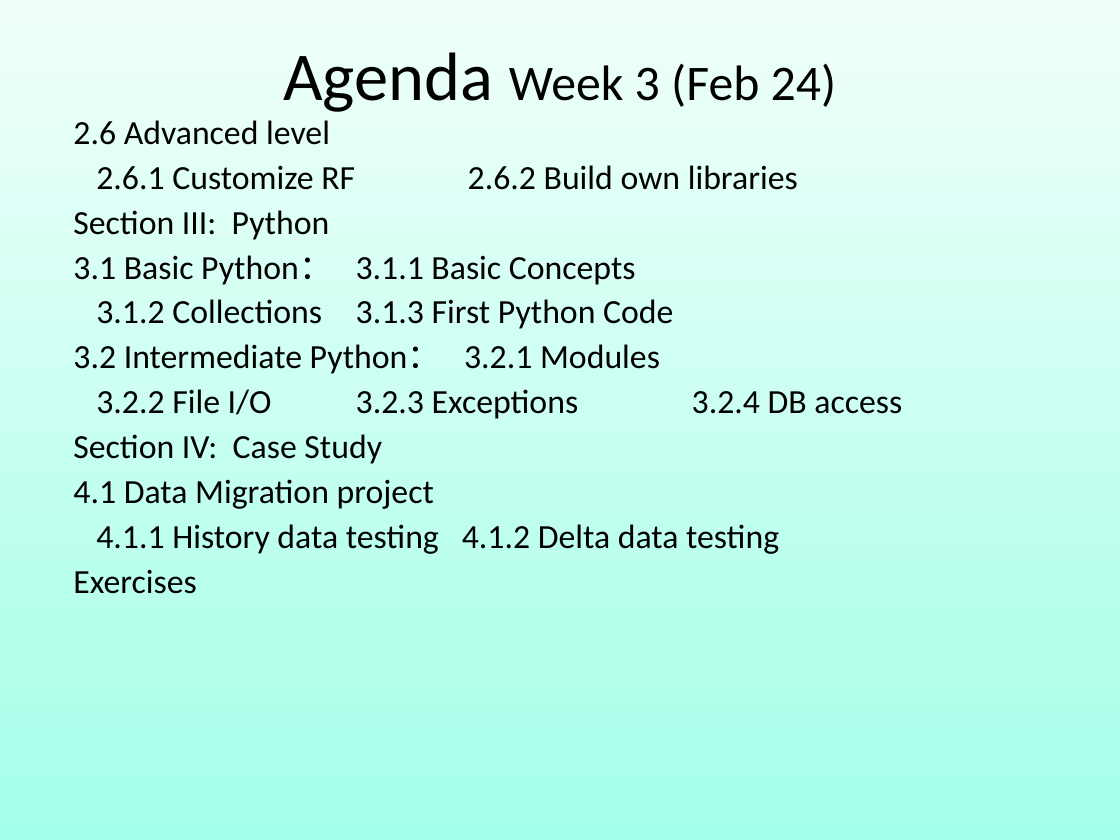
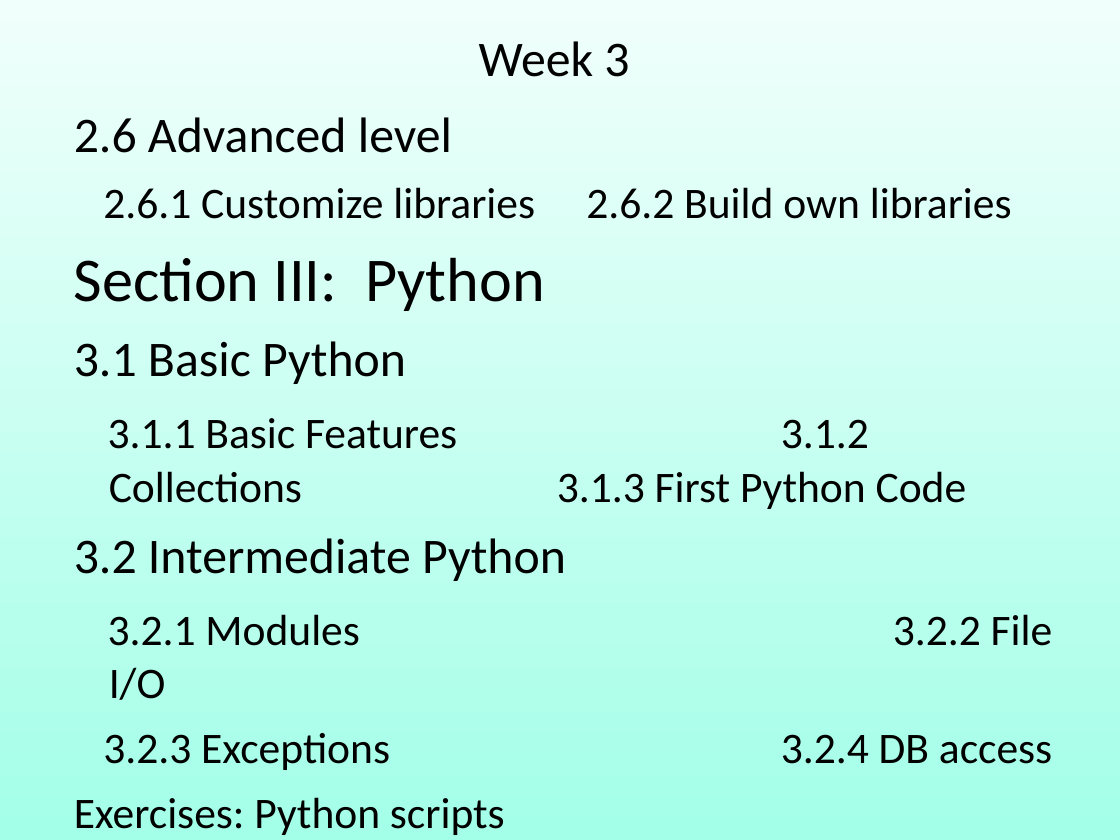
Before and after one commit to robin3795/Data, a slide deck: slide 5 of 2018_1.ppt. Drawn at 1120x840 pixels with LibreOffice and Linux fonts; fonts in the diff are those of the drawing. Boxes give left, top, right and bottom in pixels: in the first picture for what was removed or moved away, otherwise in the second. Text is boxed around its words. In the diff, an @@ line names an element or a change of style, - is before the commit and + after.

```diff
--- a/2018_1.ppt
+++ b/2018_1.ppt
@@ free "Week 3": place and size @@
-free "Week 3" at [56, 0, 1064, 147]
+free "Week 3" at [56, 0, 1064, 113]
@@ text in free at [479, 41, 629, 77]: text changed @@
-Agenda Week 3 (Feb 24)
+Week 3
@@ free "2.6 Advanced level": place and size @@
-free "2.6 Advanced level" at [56, 113, 1064, 691]
+free "2.6 Advanced level" at [56, 97, 1064, 794]
@@ text in free at [74, 117, 545, 311]: size 21.7 to 32 pt in "2.6 Advanced level"; size 21.7 to 40 pt in "Section III: Python"; indent changed; line spacing 0.8 to 1 @@
@@ text in free at [103, 187, 1012, 219]: text changed; size 21.7 to 28 pt @@
-2.6.1 Customize RF 2.6.2 Build own libraries
+2.6.1 Customize libraries 2.6.2 Build own libraries
@@ text in free at [74, 341, 1052, 770]: text changed; size 21.7 to 28 pt @@
-3.1 Basic Python： 3.1.1 Basic Concepts
-3.1.2 Collections 3.1.3 First Python Code
-3.2 Intermediate Python： 3.2.1 Modules
-3.2.2 File I/O 3.2.3 Exceptions 3.2.4 DB access
-Section IV: Case Study
-4.1 Data Migration project
-4.1.1 History data testing 4.1.2 Delta data testing
-Exercises
+3.1 Basic Python
+3.1.1 Basic Features 3.1.2 Collections 3.1.3 First Python Code
+3.2 Intermediate Python
+3.2.1 Modules 3.2.2 File I/O
+3.2.3 Exceptions 3.2.4 DB access
+Exercises: Python scripts
```
Also in this commit, not shown: 53 other slides changed, 35 slides added, 8 slides removed.
